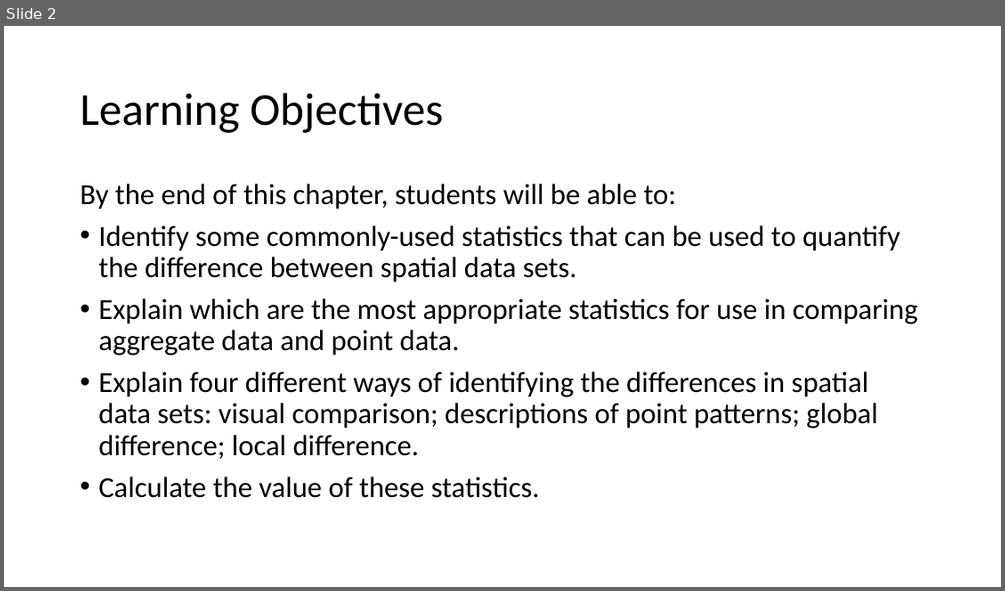
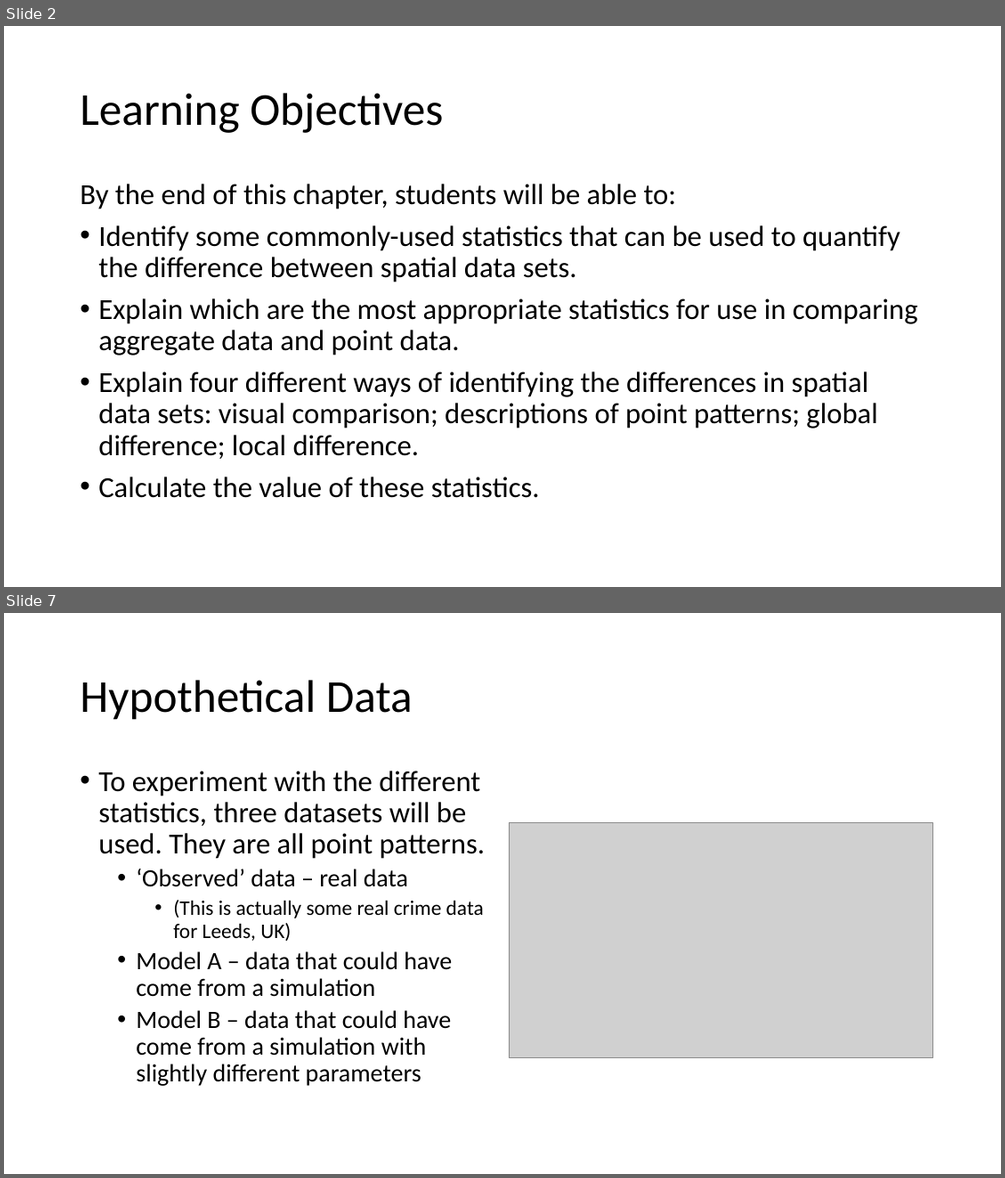
Before and after one commit to abmgis/abmgis, a slide deck: Chapter09-SpatialStatistics/Chapter9.pptx. Shown one above the other, each under a label of ours: slide 2 before the commit, slides 2 and 7 after it; the slides between them are not shown. The pictures are 1005x591 and 1005x1178 pixels, drawn with LibreOffice and Linux fonts; fonts in the diff are those of the drawing; grey boxes stand for pictures. Boxes give left, top, right and bottom in pixels: in the first picture for what was removed or moved away, otherwise in the second. Text is boxed around its words. In the diff, an @@ line names an element or a change of style, - is before the commit and + after.

```diff
--- a/Chapter09-SpatialStatistics/Chapter9.pptx
+++ b/Chapter09-SpatialStatistics/Chapter9.pptx
@@ slide 7 added at bbox=[4, 613, 1001, 1174], background #FFFFFF @@
@@ title added at bbox=[80, 680, 413, 720], 44 pt, text #000000 @@
+Hypothetical Data
@@ text added at bbox=[98, 771, 485, 1086], 24 pt, text #000000 @@
+• To experiment with the different statistics, three datasets will be used. They are all point patterns.
+  • ‘Observed’ data – real data
+    • (This is actually some real crime data for Leeds, UK)
+  • Model A – data that could have come from a simulation
+  • Model B – data that could have come from a simulation with slightly different parameters
@@ picture added at bbox=[509, 822, 933, 1058] @@
```
Also in this commit, not shown: 3 slides changed, 21 other slides added, 9 other files.
